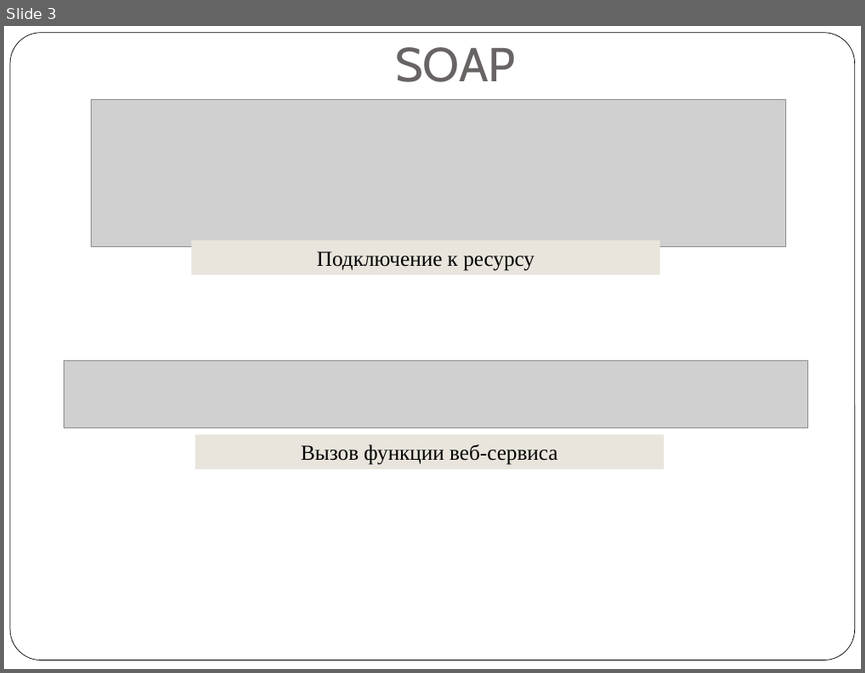
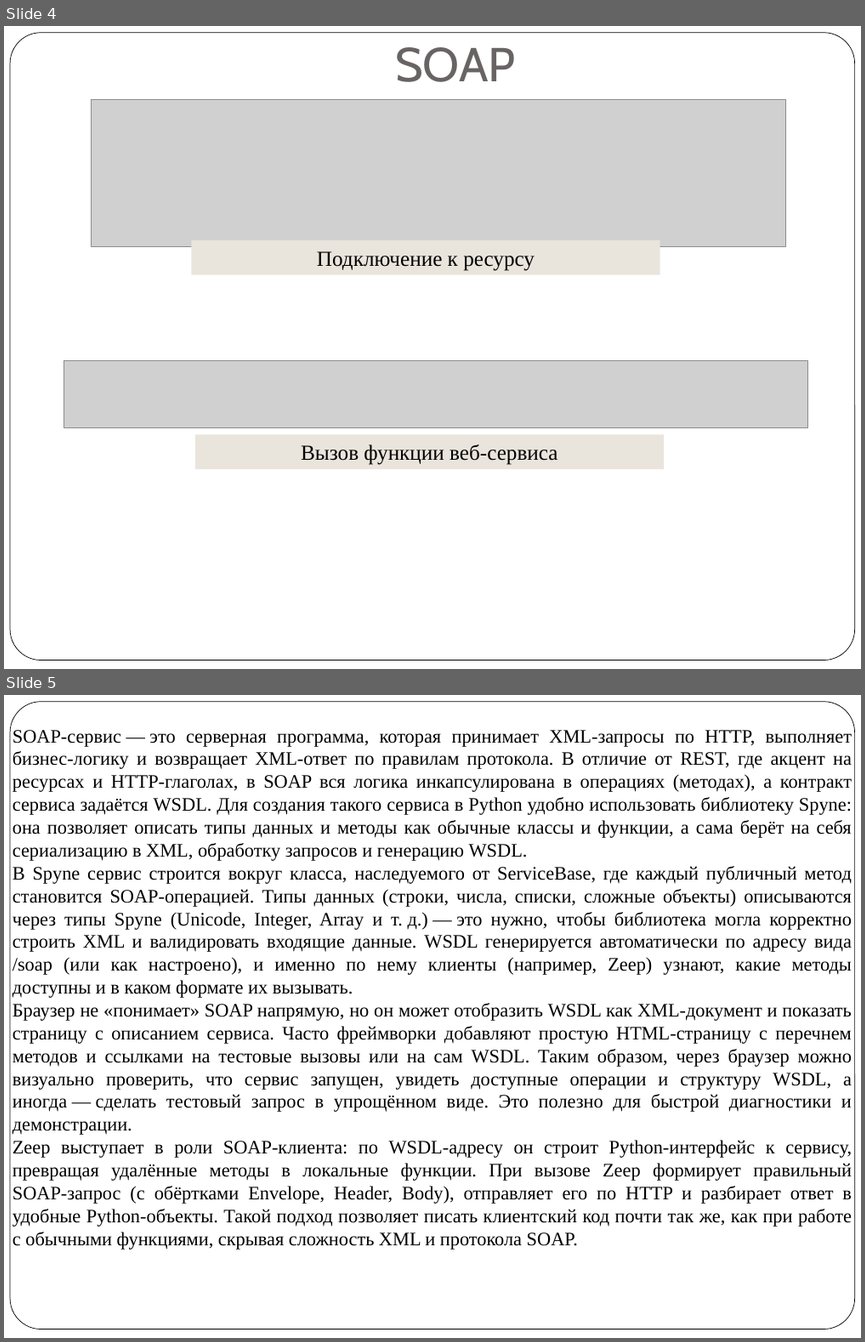
Before and after one commit to mbdatateach/site, a slide deck: РВиП/практики/Практика 4.pptx. Shown one above the other, each under a label of ours: slide 3 before the commit, slides 4 and 5 after it. The pictures are 865x673 and 865x1342 pixels, drawn with LibreOffice and Linux fonts; fonts in the diff are those of the drawing; grey boxes stand for pictures. Boxes give left, top, right and bottom in pixels: in the first picture for what was removed or moved away, otherwise in the second. Text is boxed around its words. In the diff, an @@ line names an element or a change of style, - is before the commit and + after.

```diff
--- a/РВиП/практики/Практика 4.pptx
+++ b/РВиП/практики/Практика 4.pptx
@@ slide 5 added at [4, 695, 861, 1338], background #FFFFFF; not listed: 1 template element that a slide beside it also shows @@
@@ text added at [12, 730, 851, 1249], 16 pt, text #000000 @@
+SOAP‑сервис — это серверная программа, которая принимает XML‑запросы по HTTP, выполняет бизнес‑логику и возвращает XML‑ответ по правилам протокола. В отличие от REST, где акцент на ресурсах и HTTP‑глаголах, в SOAP вся логика инкапсулирована в операциях (методах), а контракт сервиса задаётся WSDL. Для создания такого сервиса в Python удобно использовать библиотеку Spyne: она позволяет описать типы данных и методы как обычные классы и функции, а сама берёт на себя сериализацию в XML, обработку запросов и генерацию WSDL.
+В Spyne сервис строится вокруг класса, наследуемого от ServiceBase, где каждый публичный метод становится SOAP‑операцией. Типы данных (строки, числа, списки, сложные объекты) описываются через типы Spyne (Unicode, Integer, Array и т. д.) — это нужно, чтобы библиотека могла корректно строить XML и валидировать входящие данные. WSDL генерируется автоматически по адресу вида /soap (или как настроено), и именно по нему клиенты (например, Zeep) узнают, какие методы доступны и в каком формате их вызывать.
+Браузер не «понимает» SOAP напрямую, но он может отобразить WSDL как XML‑документ и показать страницу с описанием сервиса. Часто фреймворки добавляют простую HTML‑страницу с перечнем методов и ссылками на тестовые вызовы или на сам WSDL. Таким образом, через браузер можно визуально проверить, что сервис запущен, увидеть доступные операции и структуру WSDL, а иногда — сделать тестовый запрос в упрощённом виде. Это полезно для быстрой диагностики и демонстрации.
+Zeep выступает в роли SOAP‑клиента: по WSDL‑адресу он строит Python‑интерфейс к сервису, превращая удалённые методы в локальные функции. При вызове Zeep формирует правильный SOAP‑запрос (с обёртками Envelope, Header, Body), отправляет его по HTTP и разбирает ответ в удобные Python‑объекты. Такой подход позволяет писать клиентский код почти так же, как при работе с обычными функциями, скрывая сложность XML и протокола SOAP.
@@ what was slide 3 is now slide 4 @@
```
Also in this commit, not shown: 3 other slides added, 2 other files.
